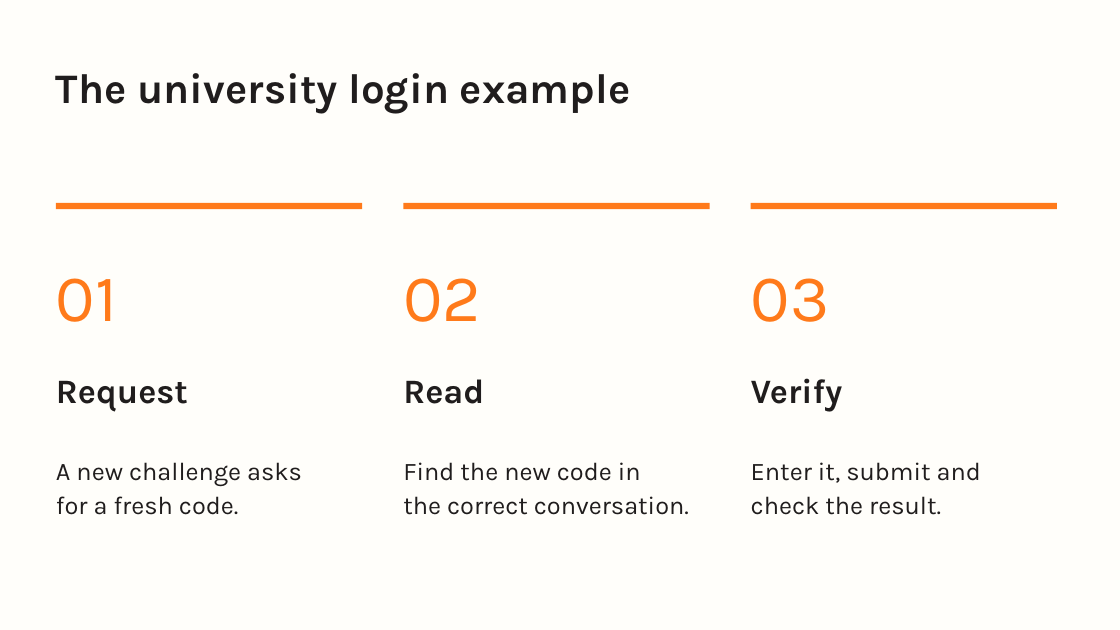
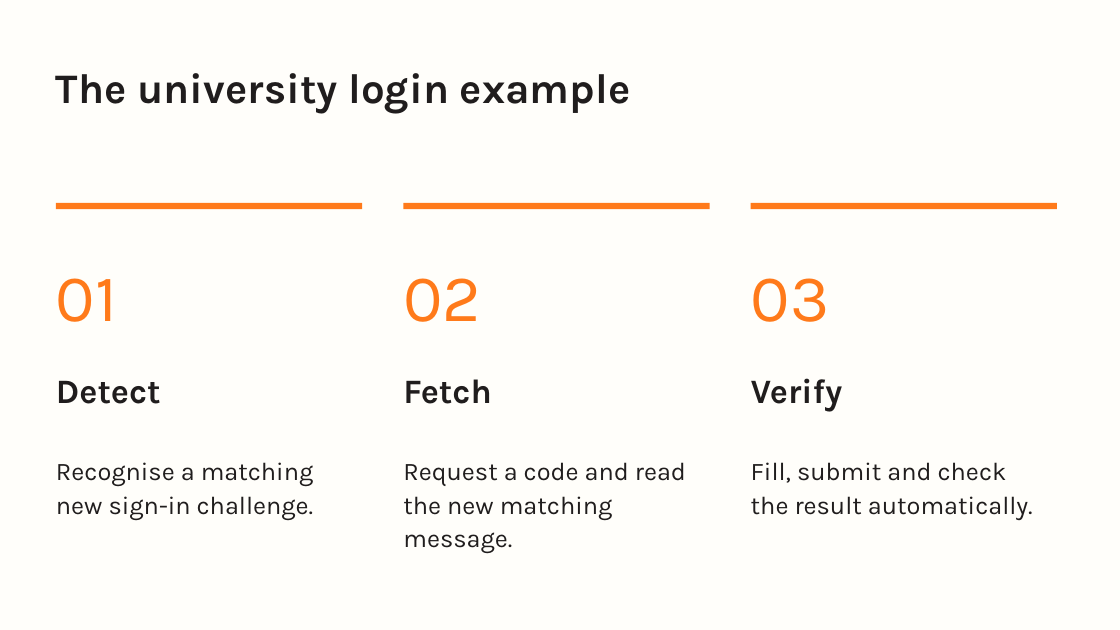
Before and after one commit to MLouchini/Kopi, a slide deck: slide 5 of docs/presentation/Kopi-Hackathon-Pitch.pptx. Drawn at 1120x630 pixels with LibreOffice and Linux fonts; fonts in the diff are those of the drawing. Boxes give left, top, right and bottom in pixels: in the first picture for what was removed or moved away, otherwise in the second. Text is boxed around its words. In the diff, an @@ line names an element or a change of style, - is before the commit and + after.

Commit message:
Emphasize automatic background execution in Kopi pitch

```diff
--- a/docs/presentation/Kopi-Hackathon-Pitch.pptx
+++ b/docs/presentation/Kopi-Hackathon-Pitch.pptx
@@ text at <box>56,380,161,404</box>: text changed @@
-Request
+Detect
@@ text at <box>403,379,492,404</box>: text changed @@
-Read
+Fetch
@@ text at <box>56,462,314,520</box>: text changed @@
-A new challenge asks
-for a fresh code.
+Recognise a matching
+new sign-in challenge.
@@ text at <box>403,462,686,554</box>: text changed @@
-Find the new code in
-the correct conversation.
+Request a code and read
+the new matching message.
@@ text at <box>751,462,1033,520</box>: text changed @@
-Enter it, submit and
-check the result.
+Fill, submit and check
+the result automatically.
```
Also in this commit, not shown: 5 other slides changed, 1 other file.
